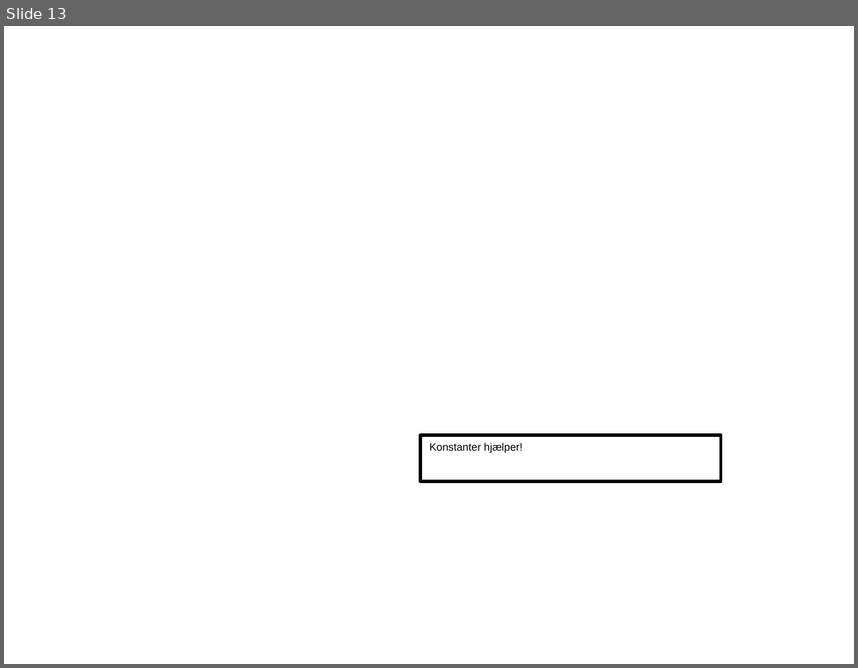
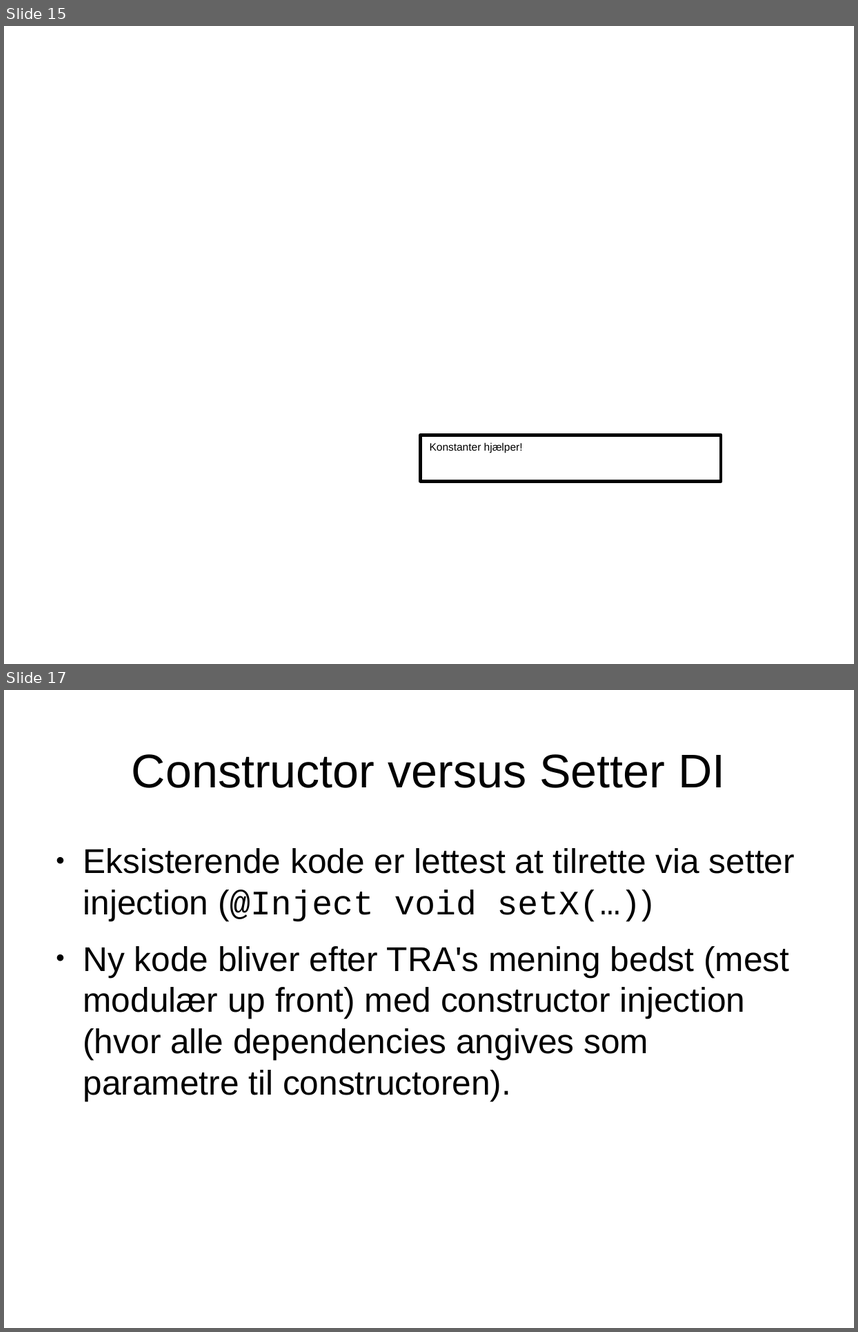
Before and after one commit to ravn/junta-dagger-demo-examples, a slide deck: Dependency Injection med Dagger 2.odp. Shown one above the other, each under a label of ours: slide 13 before the commit, slides 15 and 17 after it; the slides between them are not shown. The pictures are 858x668 and 858x1332 pixels, drawn with LibreOffice and Linux fonts; fonts in the diff are those of the drawing; background and template pictures are left out. Boxes give left, top, right and bottom in pixels: in the first picture for what was removed or moved away, otherwise in the second. Text is boxed around its words. In the diff, an @@ line names an element or a change of style, - is before the commit and + after.

```diff
--- a/Dependency Injection med Dagger 2.odp
+++ b/Dependency Injection med Dagger 2.odp
@@ slide 17 added at bbox=[4, 690, 854, 1328], background #FFFFFF @@
@@ title added at bbox=[132, 754, 725, 788], 44 pt, text #000000 @@
+Constructor versus Setter DI
@@ text added at bbox=[83, 848, 795, 1101], 32 pt, text #000000 @@
+● Eksisterende kode er lettest at tilrette via setter injection (@Inject void setX(…))
+● Ny kode bliver efter TRA's mening bedst (mest modulær up front) med constructor injection (hvor alle dependencies angives som parametre til constructoren).
@@ what was slide 13 is now slide 15 @@
```
Also in this commit, not shown: 7 slides changed, 6 other slides added, 2 slides removed, 1 other file.
